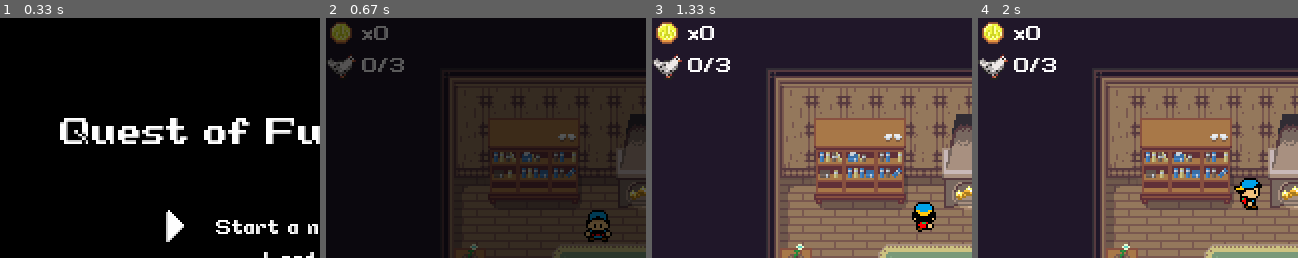
Above: before the commit, frames 1-4 (left to right).
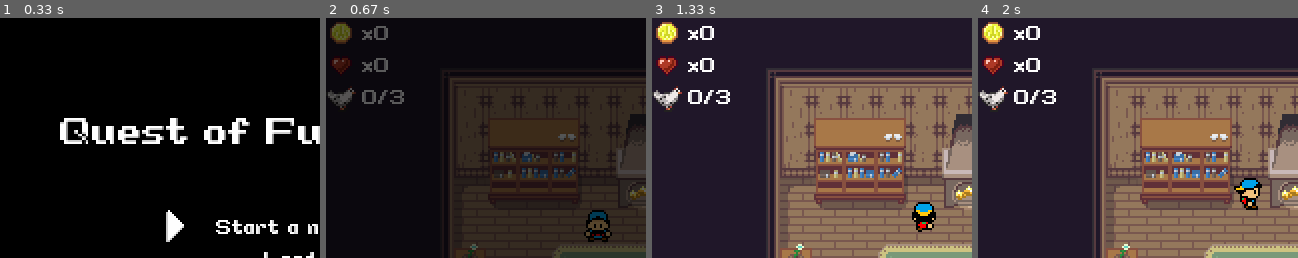
Above: after the commit, the same moments.

Repository: pitkanenlauri/questoffununlimited
Game: pygame game, started from quest/main.py
Two runs of this game, one before a commit and one after it. Both use one fixed random seed, a clock stepped at 60 frames per second and the inputs below.
Inputs:
- Up to frame 1 (0.33 s): no input
- Up to frame 2 (0.67 s): tap Enter at 0.33 s
- Up to frame 3 (1.33 s): hold Up from 1.17 s (still down)
- Up to frame 4 (2 s): release Up at 1.63 s; hold Right from 1.67 s (still down)
The pictures show only the part of the screen within x 0-50%, y 0-50%; the shares and areas given below are measured in that part.

Frame 1 is identical in both runs. In frame 2, 1.6% of the frame differs, in the area x 0-25%, y 15-39%; in frame 3, 1.7%; in frame 4, 1.7%.

Commit message:
Add heart count to inventory.

Diff:
--- a/quest/states.py
+++ b/quest/states.py
@@ -378,6 +378,12 @@
         window.blit(coin_amount, (tw + x, (i * tw)+ y))
         i += 1
 
+        window.blit(GFX['hearts'], (0, i * tw))
+        coin_amount = self.font.render(
+            'x' + str(self.inventory['hearts']), True, c.WHITE)
+        window.blit(coin_amount, (tw + x, (i * tw)+ y))
+        i += 1
+
         if self.inventory['chickens']['show']:
             window.blit(GFX['chickens'], (0, i * tw))
             chickens_catched = self.font.render(
Binary file added: quest/assets/graphics/hearts.png
